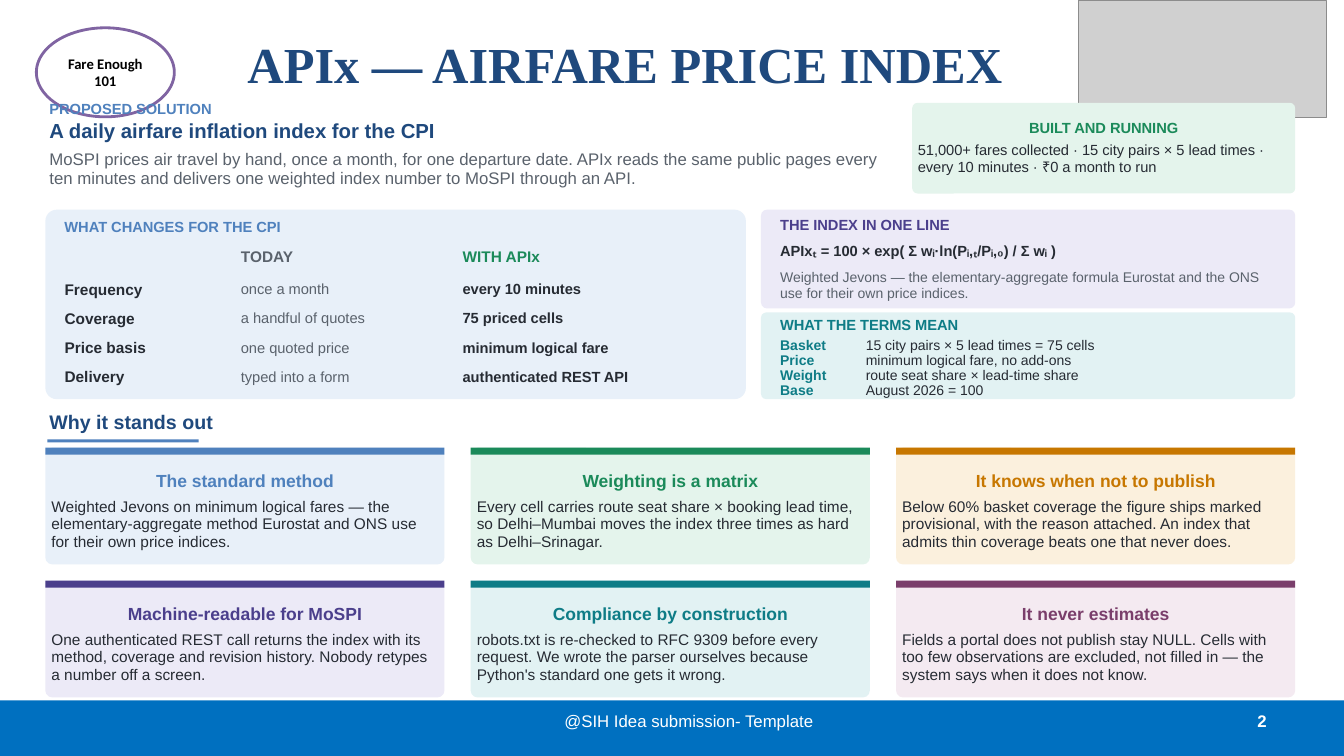
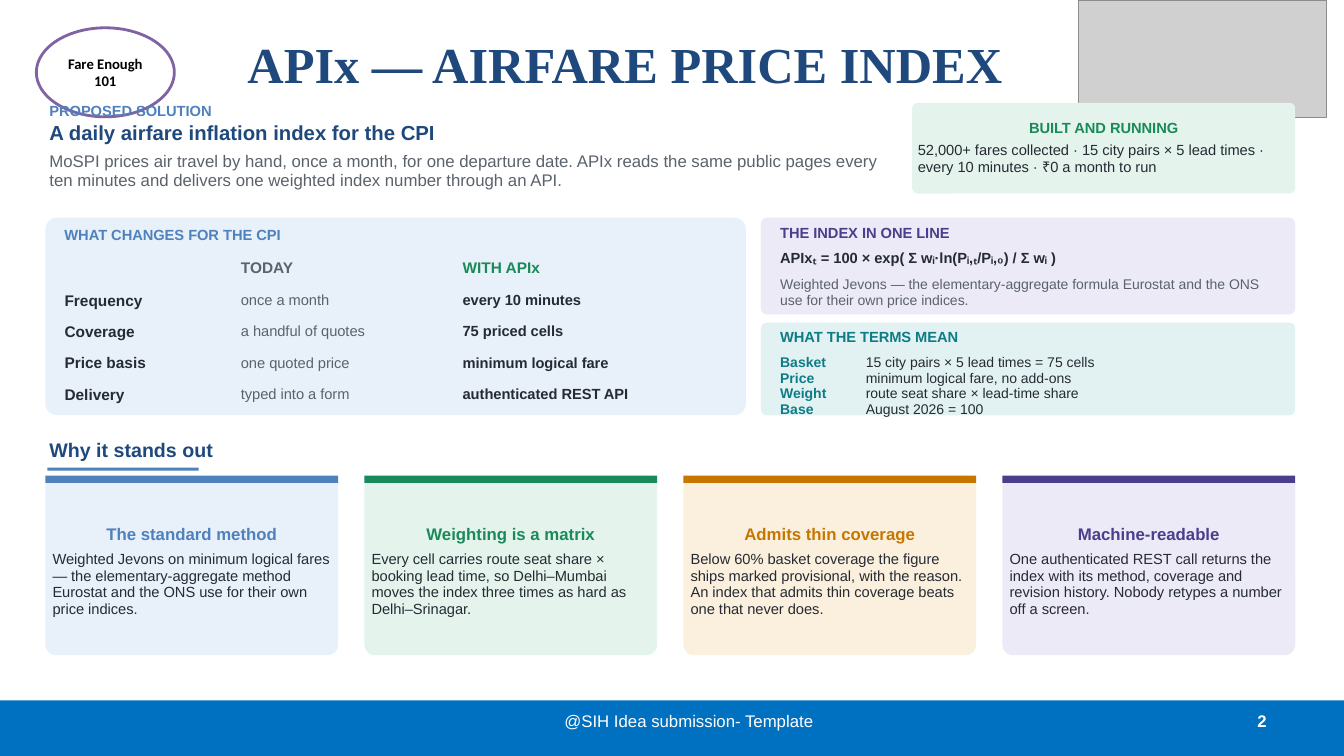
Before and after one commit to BradCage-afk/sih-2026-airfare-index, a slide deck: slide 2 of SIH26056-Idea-Presentation.pptx. Drawn at 1344x756 pixels with LibreOffice and Linux fonts; fonts in the diff are those of the drawing; grey boxes stand for pictures. Boxes give left, top, right and bottom in pixels: in the first picture for what was removed or moved away, otherwise in the second. Text is boxed around its words. In the diff, an @@ line names an element or a change of style, - is before the commit and + after.

```diff
--- a/SIH26056-Idea-Presentation.pptx
+++ b/SIH26056-Idea-Presentation.pptx
@@ text in rounded rectangle at box(918, 144, 1255, 175): text changed @@
-51,000+ fares collected · 15 city pairs × 5 lead times · every 10 minutes · ₹0 a month to run
+52,000+ fares collected · 15 city pairs × 5 lead times · every 10 minutes · ₹0 a month to run
@@ text at box(49, 155, 877, 190): text changed @@
-MoSPI prices air travel by hand, once a month, for one departure date. APIx reads the same public pages every ten minutes and delivers one weighted index number to MoSPI through an API.
+MoSPI prices air travel by hand, once a month, for one departure date. APIx reads the same public pages every ten minutes and delivers one weighted index number through an API.
@@ rounded rectangle: place and size @@
-rounded rectangle at box(45, 210, 746, 399)
+rounded rectangle at box(45, 218, 746, 415)
@@ 8 texts, 1 rounded rectangle: place and size @@
-8 texts, 1 rounded rectangle at box(64, 210, 1296, 330)
+8 texts, 1 rounded rectangle at box(64, 218, 1296, 342)
@@ text "APIxₜ = 100 × exp( ...": place and size @@
-text "APIxₜ = 100 × exp( ..." at box(833, 245, 1047, 259)
+text "APIxₜ = 100 × exp( ..." at box(833, 252, 1047, 266)
@@ text "Weighted Jevons — the elementary-aggregate ...": place and size @@
-text "Weighted Jevons — the elementary-aggregate ..." at box(780, 272, 1259, 301)
+text "Weighted Jevons — the elementary-aggregate ..." at box(780, 279, 1259, 308)
@@ rounded rectangle: place and size @@
-rounded rectangle at box(761, 313, 1296, 399)
+rounded rectangle at box(761, 323, 1296, 415)
@@ 13 texts: place and size @@
-13 texts at box(65, 312, 1095, 385)
+13 texts at box(65, 325, 1095, 403)
@@ 4 texts: place and size @@
-4 texts at box(780, 370, 1079, 398)
+4 texts at box(780, 388, 1079, 417)
@@ text "Why it stands out": place and size @@
-text "Why it stands out" at box(49, 414, 212, 433)
+text "Why it stands out" at box(49, 442, 212, 461)
@@ rounded rectangle "The standard method": place and size @@
-rounded rectangle "The standard method" at box(45, 448, 445, 565)
+rounded rectangle "The standard method" at box(45, 476, 338, 655)
@@ rectangle: place and size @@
-rectangle at box(45, 448, 445, 455)
+rectangle at box(45, 476, 338, 483)
@@ rectangle: place and size @@
-rectangle at box(47, 440, 199, 443)
+rectangle at box(47, 468, 199, 471)
@@ rounded rectangle "Weighting is a matrix": place and size @@
-rounded rectangle "Weighting is a matrix" at box(471, 448, 870, 565)
+rounded rectangle "Weighting is a matrix" at box(365, 476, 657, 655)
@@ rounded rectangle "Weighting is a matrix" at box(365, 476, 657, 655): size 12.5 to 12 pt in "Weighting is a matrix"; size 11 to 10.5 pt in "Every cell carries route seat share × ..." @@
@@ rectangle: place and size @@
-rectangle at box(471, 448, 870, 455)
+rectangle at box(365, 476, 657, 483)
@@ rounded rectangle "Admits thin coverage": place and size @@
-rounded rectangle "Admits thin coverage" at box(896, 448, 1296, 565)
+rounded rectangle "Admits thin coverage" at box(684, 476, 976, 655)
@@ rectangle: place and size @@
-rectangle at box(896, 448, 1296, 455)
+rectangle at box(684, 476, 976, 483)
@@ rounded rectangle "Machine-readable": place and size @@
-rounded rectangle "Machine-readable" at box(45, 581, 445, 698)
+rounded rectangle "Machine-readable" at box(1003, 476, 1296, 655)
@@ rectangle: place and size @@
-rectangle at box(45, 581, 445, 588)
+rectangle at box(1003, 476, 1296, 483)
@@ text in rounded rectangle at box(106, 528, 277, 540): size 12.5 to 12 pt in "The standard method" @@
@@ text in rounded rectangle at box(691, 528, 963, 614): text changed; size 11 to 10.5 pt @@
-It knows when not to publish
-Below 60% basket coverage the figure ships marked provisional, with the reason attached. An index that admits thin coverage beats one that never does.
+Admits thin coverage
+Below 60% basket coverage the figure ships marked provisional, with the reason. An index that admits thin coverage beats one that never does.
@@ text in rounded rectangle at box(1078, 528, 1220, 540): text changed; size 12.5 to 12 pt @@
-Machine-readable for MoSPI
+Machine-readable
@@ text in rounded rectangle at box(53, 553, 329, 617): text changed; size 11 to 10.5 pt @@
-Weighted Jevons on minimum logical fares — the elementary-aggregate method Eurostat and ONS use for their own price indices.
+Weighted Jevons on minimum logical fares — the elementary-aggregate method Eurostat and the ONS use for their own price indices.
@@ text in rounded rectangle at box(1010, 553, 1281, 614): size 11 to 10.5 pt in "One authenticated REST call returns the index ..." @@
@@ rounded rectangle removed at box(471, 581, 870, 698) @@
-Compliance by construction
-robots.txt is re-checked to RFC 9309 before every request. We wrote the parser ourselves because Python's standard one gets it wrong.
@@ rectangle removed at box(471, 581, 870, 588) @@
@@ rounded rectangle removed at box(896, 581, 1296, 698) @@
-It never estimates
-Fields a portal does not publish stay NULL. Cells with too few observations are excluded, not filled in — the system says when it does not know.
@@ rectangle removed at box(896, 581, 1296, 588) @@
```
Also in this commit, not shown: 1 other slide changed, 3 other files.
